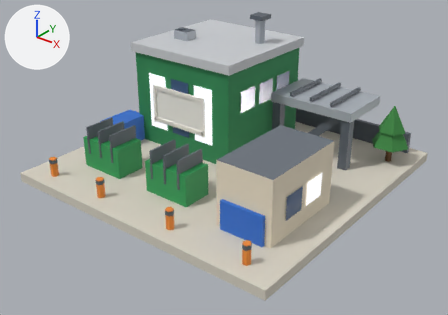
What one commit did to the glTF model public/models/39.glb.
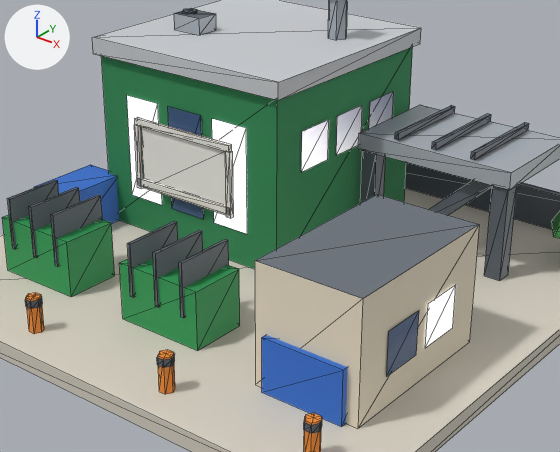
Each version appears first whole from a camera (50 mm lens) standing at (1.137, -1.457, 0.943) and looking at (0.029, -0.071, 0.085), and next in a close-up on the part from 18% to 84% of the width and 7% to 83% of the height. Every picture has the same lights, and +X, +Y and +Z are marked at upper left. The older version's two pictures come first. The close-ups show mesh edges as thin lines. Vertices at exactly the same position are counted once.

Objects in the first close-up: 'b39'.
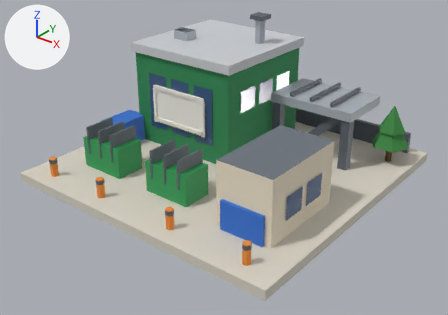
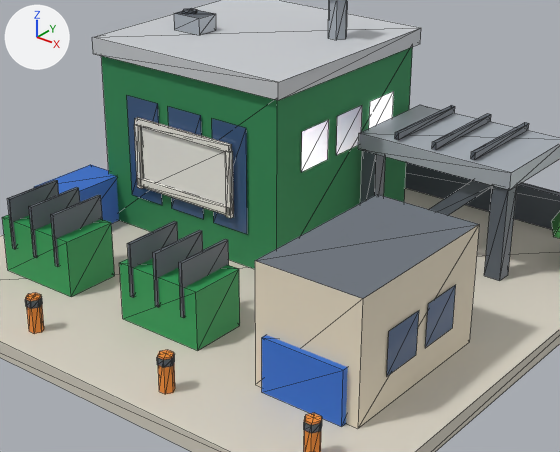
Location of each change, (x1, y1, x2, y2) in pixels of the close-ups (560 x 452 px; the box of a moved part takes in the faces that stretch with it):
'b39', reshaped, recoloured
    both: (0, 0, 560, 452)
part 1 of me_b39, moved or reshaped
    before: (301, 120, 329, 172)
    after: (336, 105, 362, 155)
part 2 of me_b39, moved or reshaped
    before: (127, 95, 247, 234)
    after: (127, 91, 456, 348)
part 3 of me_b39, moved or reshaped
    before: (336, 91, 394, 155)
    after: (301, 120, 329, 172)
part 4 of me_b39, moved or reshaped
    before: (425, 285, 456, 348)
    after: (212, 119, 247, 234)
part 5 of me_b39, recoloured (blue)
    after: (127, 95, 162, 205)
part 6 of me_b39, recoloured (blue)
    after: (168, 107, 204, 219)
part 7 of me_b39, recoloured
    before: (425, 285, 456, 348)
    after: (212, 119, 247, 234)

The change, as a list of edits to the scene's bpy script:
```text
Change me_b39:
    where me_b39.from_pydata(...)  # 501 vertices, 585 faces; spans x -0.48..0.48, y -0.48..0.48, z 0.0..0.474
    used by ob_b39; location = (0.0, 0.0, 0.0)
    before: 100 (0.023, 0.122, 0.204) at pixel (336, 155), 101 (0.023, 0.198, 0.204), 102 (0.023, 0.198, 0.276) at pixel (362, 105), 103 (0.023, 0.122, 0.276) at pixel (337, 116), 104 (0.023, 0.222, 0.204)
    before: 105 (0.023, 0.298, 0.204), 106 (0.023, 0.298, 0.276) at pixel (393, 91), 107 (0.023, 0.222, 0.276) at pixel (370, 101)
    me_b39 part 1: the loose piece of 4 vertices spanning x 0.023, y 0.022..0.098, z 0.204..0.276 is moved by (0.0, 0.1, 0.0)
    me_b39 part 2: 20 of 501 vertices moved; they spanned x -0.383..-0.042, y -0.043..0.298, z 0.094..0.286 and now span x -0.318..0.393, y -0.168..0.363, z 0.084..0.286; mean shift (0.216, 0.043, -0.014); largest move (-0.218, -0.043, 0.286) -> (0.393, -0.168, 0.156)
    me_b39 part 3
    add for i in [101, 102, 105, 106]: me_b39.vertices[i].co += Vector((-0.406, -0.176, 0.0))
    add for i in [100, 103, 104, 107]: me_b39.vertices[i].co += Vector((-0.406, -0.024, 0.0))
    me_b39.vertices[92].co: (-0.042, 0.363, 0.204) -> (0.023, 0.022, 0.204)  # not seen -> pixel (301, 172)
    me_b39.vertices[93].co: (-0.118, 0.363, 0.204) -> (0.023, 0.098, 0.204)  # not seen -> pixel (327, 159)
    me_b39.vertices[94].co: (-0.118, 0.363, 0.276) -> (0.023, 0.098, 0.276)  # not seen -> pixel (328, 119)
    me_b39.vertices[95].co: (-0.042, 0.363, 0.276) -> (0.023, 0.022, 0.276)  # not seen -> pixel (301, 131)
    me_b39 part 4
    me_b39.vertices[132].co: (0.393, -0.168, 0.084) -> (-0.118, -0.043, 0.094)  # pixel (425, 348) -> pixel (213, 222)
    me_b39.vertices[133].co: (0.393, -0.092, 0.084) -> (-0.042, -0.043, 0.094)  # pixel (452, 327) -> pixel (247, 234)
    me_b39.vertices[134].co: (0.393, -0.092, 0.156) -> (-0.042, -0.043, 0.286)  # pixel (455, 284) -> pixel (246, 128)
    me_b39.vertices[135].co: (0.393, -0.168, 0.156) -> (-0.118, -0.043, 0.286)  # pixel (428, 303) -> pixel (211, 118)
    me_b39 part 5: all 2 faces centred in x -0.383, y 0.047..0.073, z 0.228..0.252 switch from mat_glow_window to mat_glass_dark
    me_b39 part 6: all 2 faces centred in x -0.383, y 0.247..0.273, z 0.228..0.252 switch from mat_glow_window to mat_glass_dark
    me_b39 part 7: all 2 faces centred in x 0.393, y -0.143..-0.117, z 0.108..0.132 switch from mat_glow_window to mat_glass_dark
```
